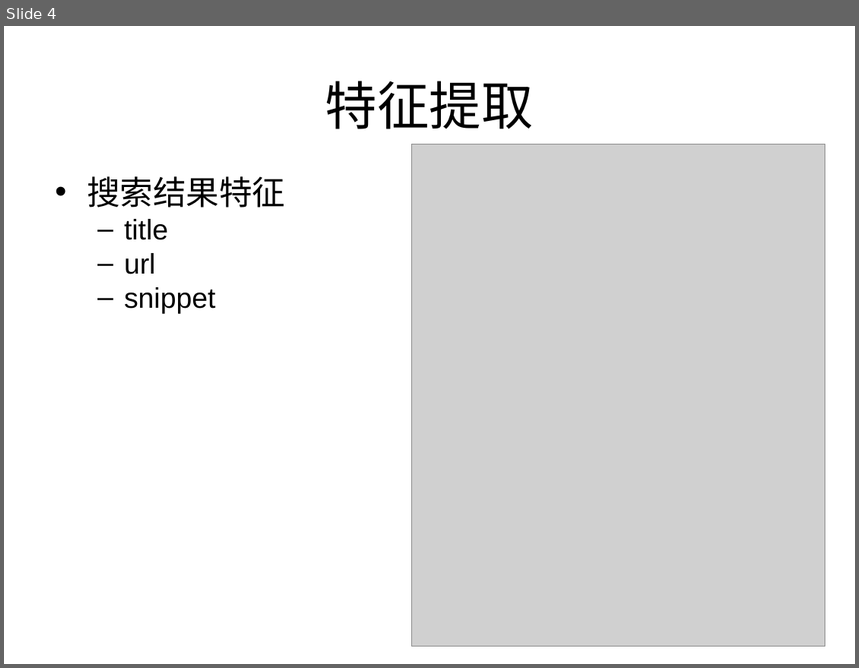
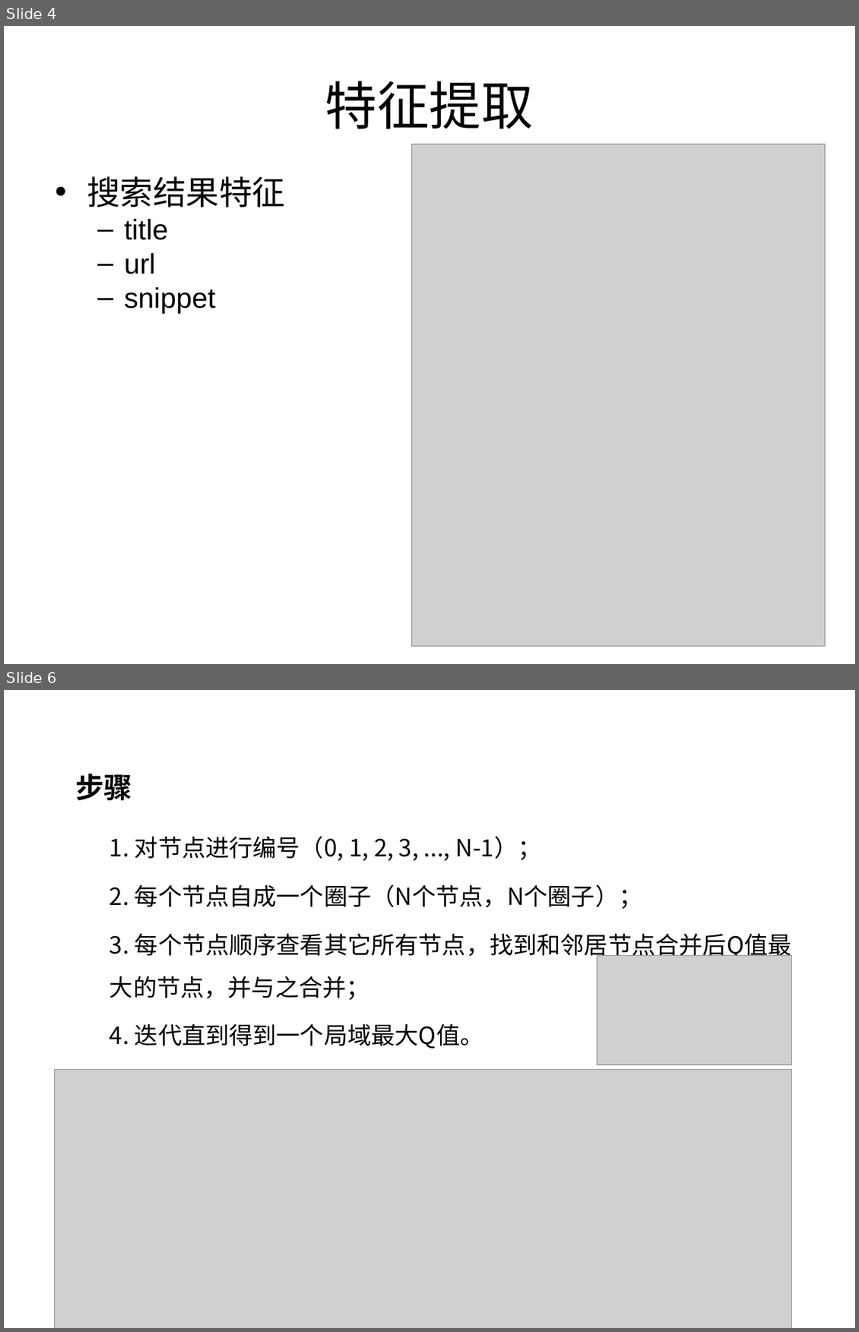
Before and after one commit to Huarong/people_clustering, a slide deck: doc/feature_extraction.ppt. Shown one above the other, each under a label of ours: slide 4 before the commit, slides 4 and 6 after it; the slides between them are not shown. The pictures are 859x668 and 859x1332 pixels, drawn with LibreOffice and Linux fonts; fonts in the diff are those of the drawing; grey boxes stand for pictures. Boxes give left, top, right and bottom in pixels: in the first picture for what was removed or moved away, otherwise in the second. Text is boxed around its words. In the diff, an @@ line names an element or a change of style, - is before the commit and + after.

```diff
--- a/doc/feature_extraction.ppt
+++ b/doc/feature_extraction.ppt
@@ slide 6 added at [4,690,855,1328], background #FFFFFF @@
@@ text added at [76,774,133,801], 24 pt, text #000000, bold @@
+步骤
@@ text added at [110,836,792,1049], 20 pt, text #000000 @@
+1. 对节点进行编号（0, 1, 2, 3, ..., N-1）；
+2. 每个节点自成一个圈子（N个节点，N个圈子）；
+3. 每个节点顺序查看其它所有节点，找到和邻居节点合并后Q值最大的节点，并与之合并；
+4. 迭代直到得到一个局域最大Q值。
@@ picture added at [598,955,791,1065] @@
@@ picture added at [54,1070,791,1328] @@
```
Also in this commit, not shown: 2 other slides added, 1 other file.
